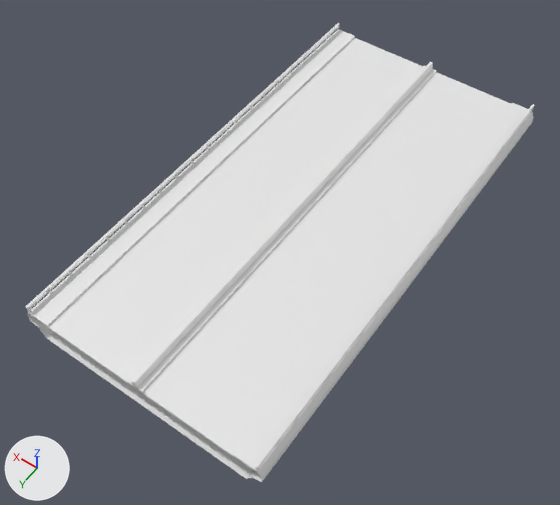
The OBJ model Transit.Addon.RoadExtensions/Roads/Common/Meshes/32m/3mSW2x3mMdnBus/Elevated.obj, before and after one commit.
Rendered twice from a camera (50 mm lens) standing at (-35.2, 55.0, 72.9) and looking at (0.2, 5.5, -4.9). Lighting does not change. The marker at lower left points along +X, +Y and +Z. Where no turn or scale is listed for an object, it has been applied to the vertices.

The older version as bpy lines, for what is in view:
```python
me_elevated = bpy.data.meshes.new('Elevated')
me_elevated.from_pydata(...)  # 854 vertices, 1376 faces; spans x -16.5..16.5, y -32.0..32.0, z -4.0..1.1
ob_elevated = bpy.data.objects.new('Elevated', me_elevated)
ob_elevated.location = (0.0, 0.0, 0.0)
```
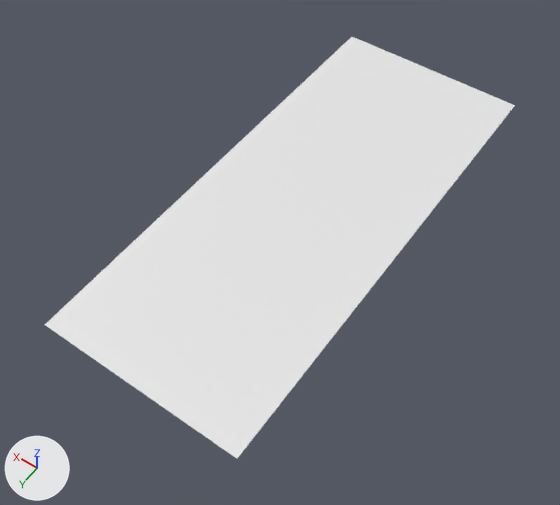
Where the change shows, as pixel boxes [x1, y1, x2, y2] in the pictures (560 x 505 px):
'Elevated', reshaped (8% narrower, 8% shorter): before [25, 23, 534, 482]; after [45, 37, 515, 458]
part 1 of me_elevated, rebuilt (7% narrower, 7% shorter): before [26, 29, 534, 482]; after [45, 37, 515, 458]
part 2 of me_elevated, deleted: before [25, 23, 534, 470]

The edits, one by one:
me_elevated is used by ob_elevated; location (0.0, 0.0, 0.0).
me_elevated had 854 vertices, 1376 faces and spanned x -16.5..16.5, y -32.0..32.0, z -4.0..1.1.
me_elevated now has 42 vertices, 20 faces and spans x -13.5..13.5, y -32.0..32.0, z -0.3.
me_elevated part 1: the loose piece of 274 vertices spanning x -16.5..16.5, y -32.0..32.0, z -4.0..1.0 is rebuilt with 42 vertices and now spans x -13.5..13.5, y -32.0..32.0, z -0.3.
me_elevated part 2: 45 loose pieces with 580 vertices, spanning x -16.1..16.1, y -32.0..32.0, z 0.0..1.1, are deleted.
